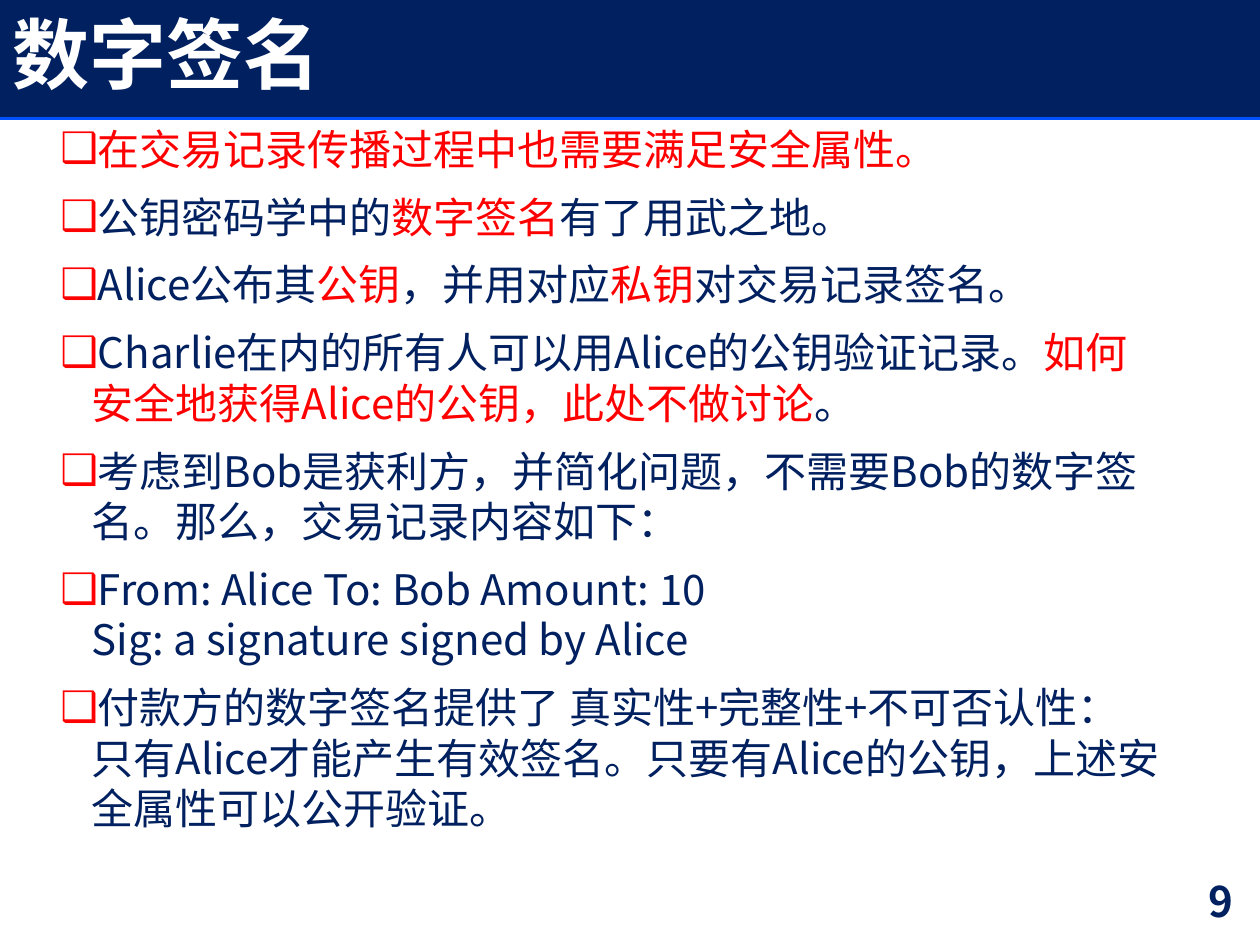
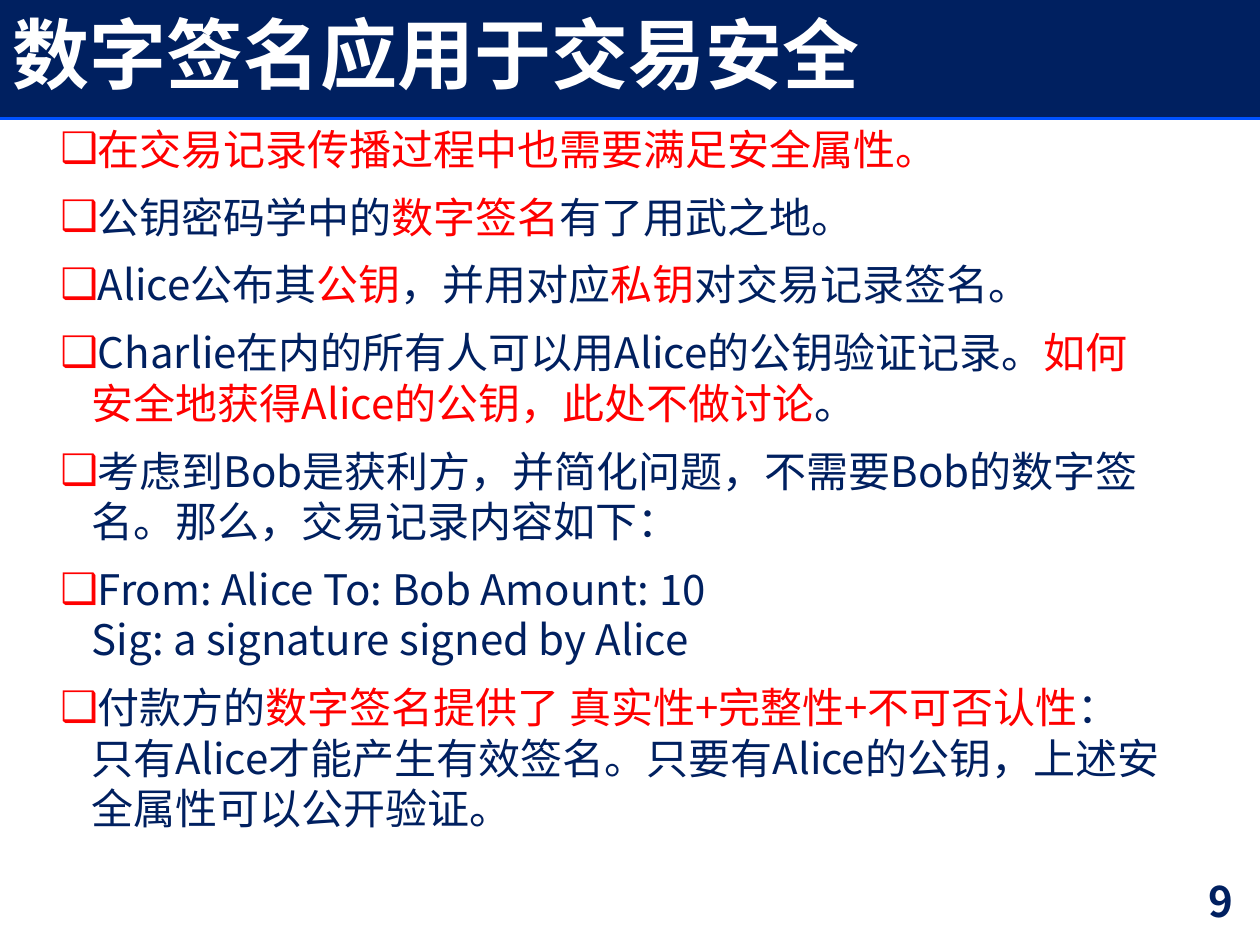
Before and after one commit to YuZhang/Security-Courseware, a slide deck: slide 9 of advance/supplyments/bitcoin.pptx. Drawn at 1260x945 pixels with LibreOffice and Linux fonts; fonts in the diff are those of the drawing. Boxes give left, top, right and bottom in pixels: in the first picture for what was removed or moved away, otherwise in the second. Text is boxed around its words. In the diff, an @@ line names an element or a change of style, - is before the commit and + after.

```diff
--- a/advance/supplyments/bitcoin.pptx
+++ b/advance/supplyments/bitcoin.pptx
@@ title at <box>13,16,860,91</box>: text changed @@
-数字签名
+数字签名应用于交易安全
@@ text at <box>92,687,1159,828</box>: text colour #002060 to #FF0000 in "付款方的数字签名提供了 真实性+完整性+不可否认性：只有Alice才能产生有效签名。只要有Alice的公钥，上述安全属性 ..." @@
```
Also in this commit, not shown: 3 other slides changed, 2 other files.
